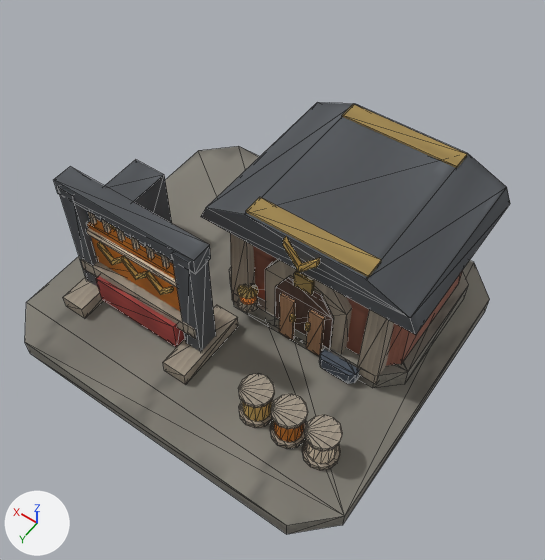
Renders of the glTF model Assets/GodSim/Art/Models/Buildings/Dwarf/Industry/bld_dwarf_weaver_industrial_v0.glb from each side of a commit.
Rendered twice from a 50 mm camera at (-0.678, 0.889, 1.563) aimed at (-0.068, 0.036, 0.222). Every picture has the same lights, and +X, +Y and +Z are marked at lower left. The picture after the commit comes second. Mesh edges are drawn as thin lines. Vertices at exactly the same position are counted once.

Objects in the first picture: 'LOD0'.
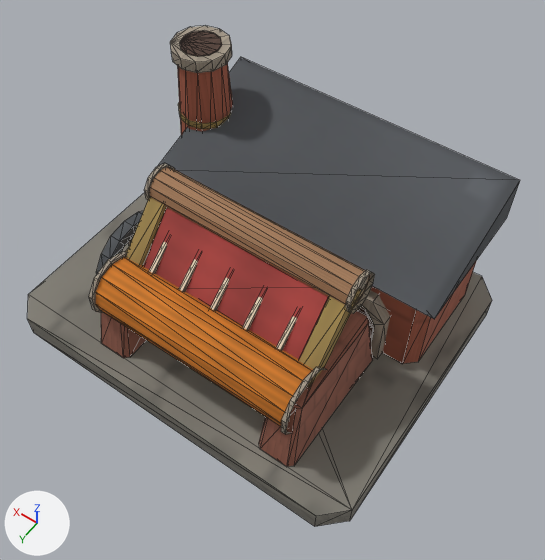
What differs and where, as boxes (x1, y1, x2, y2) in the pictures (545 x 560 px; the box of a moved part takes in the faces that stretch with it):
'LOD0', reshaped (16% taller): before (25, 102, 510, 534); after (27, 26, 520, 527)
part 1 of me_lod0, moved or reshaped: before (275, 277, 334, 349); after (361, 290, 390, 359)
part 2 of me_lod0, moved or reshaped: before (265, 259, 352, 354); after (358, 307, 374, 340)
part 3 of me_lod0, added: after (89, 251, 127, 313)
part 4 of me_lod0, added: after (144, 163, 175, 200)
part 5 of me_lod0, added (brown): after (177, 63, 233, 135)
part 6 of me_lod0, added: after (170, 26, 232, 73)
part 7 of me_lod0, added: after (178, 103, 231, 129)
part 8 of me_lod0, added (brown): after (180, 31, 222, 57)
part 9 of me_lod0, rebuilt: before (25, 146, 490, 534); after (27, 193, 492, 527)
part 10 of me_lod0, rebuilt: before (253, 246, 463, 366); after (371, 260, 477, 364)
part 11 of me_lod0, rebuilt (17% wider, 12% taller): before (201, 102, 510, 335); after (158, 57, 520, 319)
part 12 of me_lod0, deleted: before (54, 104, 467, 470)
part 13 of me_lod0, built on: before (81, 219, 469, 388); after (96, 167, 375, 467)

The change in detail:
me_lod0 is used by ob_lod0; location (0.0, 0.0, 0.0).
me_lod0 had 660 vertices, 1104 faces and spanned x -0.465..0.465, y -0.423..0.423, z 0.0..0.43.
me_lod0 now has 550 vertices, 902 faces and spans x -0.472..0.472, y -0.385..0.375, z 0.0..0.553.
me_lod0 part 1: the loose piece of 12 vertices spanning x -0.236..-0.084, y 0.04..0.047, z 0.065..0.28 is scaled about its middle by (1.05, 5.76, 0.909), then moved by (-0.09, -0.08, -0.011).
me_lod0 part 2: the loose piece of 12 vertices spanning x -0.266..-0.054, y 0.005..0.043, z 0.06..0.331 is scaled about its middle by (0.543, 0.181, 0.568), then moved by (-0.09, -0.041, -0.052).
me_lod0 part 3: a new loose piece, a 10-sided cylinder along x spanning x 0.209..0.22, y 0.173..0.32, z 0.144..0.298, in mat_godsim_buildings.
me_lod0 part 4: a new loose piece, a 10-sided cylinder along x spanning x 0.209..0.22, y 0.019..0.107, z 0.337..0.431, in mat_godsim_buildings.
me_lod0 part 5: a new loose piece, a 12-sided cut cone along z (radius 0.084 at the low end, 0.057 at the high end) spanning x 0.221..0.389, y -0.294..-0.126, z 0.06..0.53, in mat_godsim_buildings.
me_lod0 part 6: a new loose piece, a 12-sided cylinder along z spanning x 0.235..0.375, y -0.28..-0.14, z 0.524..0.551, in mat_godsim_buildings.
me_lod0 part 7: a new loose piece, a 12-sided cylinder along z spanning x 0.236..0.374, y -0.279..-0.141, z 0.361..0.377, in mat_godsim_buildings.
me_lod0 part 8: a new loose piece, a 12-sided cylinder along z spanning x 0.2571..0.3529, y -0.2579..-0.1621, z 0.5495..0.5525, in mat_godsim_buildings.
me_lod0 part 9: the loose piece of 16 vertices spanning x -0.465..0.465, y -0.423..0.423, z 0.0..0.052 is rebuilt with 16 vertices and now spans x -0.472..0.472, y -0.385..0.375, z 0.0..0.06.
me_lod0 part 10: the loose piece of 16 vertices spanning x -0.39..0.07, y -0.331..0.021, z 0.101..0.351 is rebuilt with 16 vertices and now spans x -0.41..0.29, y -0.338..-0.043, z 0.057..0.312.
me_lod0 part 11: the loose piece of 12 vertices spanning x -0.428..0.108, y -0.371..0.061, z 0.342..0.426 is rebuilt with 6 vertices and now spans x -0.433..0.312, y -0.363..-0.018, z 0.308..0.424.
me_lod0 part 12: 42 loose pieces with 548 vertices, spanning x -0.391..0.417, y -0.364..0.291, z 0.052..0.43, are deleted.
me_lod0 part 13: 44 vertices removed from x -0.412..0.358, y -0.358..0.222, z 0.049..0.429; 272 vertices added at x -0.321..0.269, y -0.023..0.322, z 0.058..0.431.
Other edits to the shape of me_lod0 do not show in these pictures.
